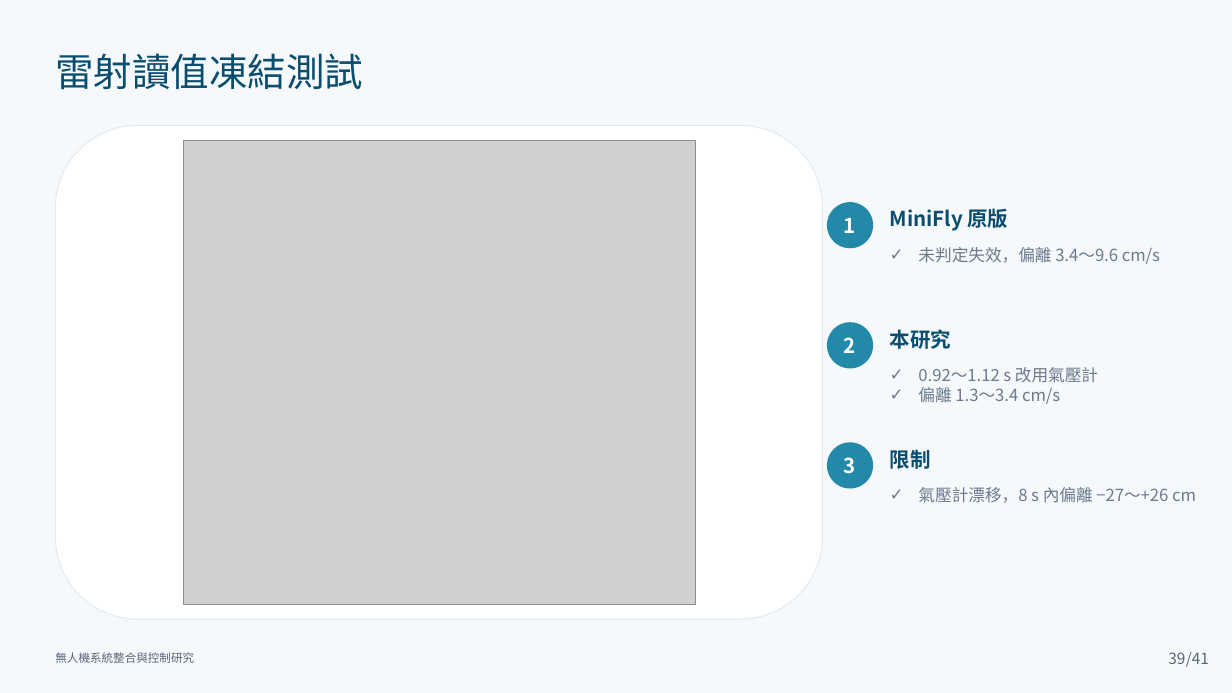
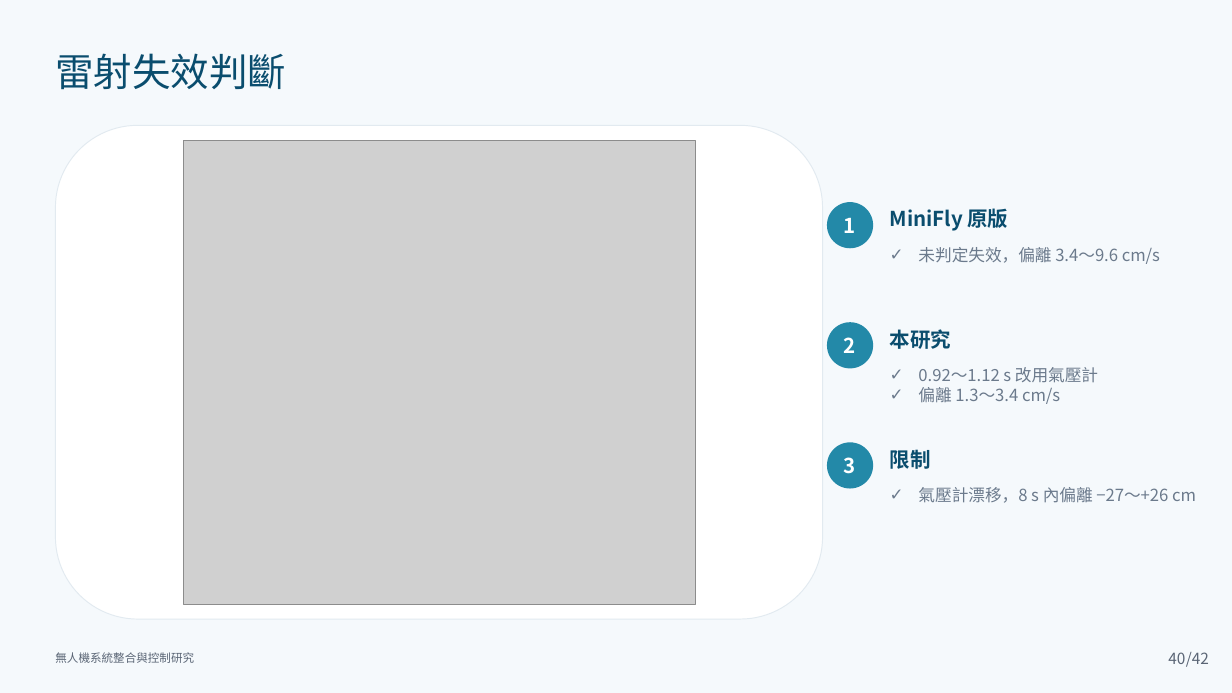
Before and after one commit to lingken1028/-, a slide deck: slide 40 of 無人機系統整合與控制研究_口試簡報 2.pptx (slide 39 before the commit). Drawn at 1232x693 pixels with LibreOffice and Linux fonts; fonts in the diff are those of the drawing; grey boxes stand for pictures. Boxes give left, top, right and bottom in pixels: in the first picture for what was removed or moved away, otherwise in the second. Text is boxed around its words. In the diff, an @@ line names an element or a change of style, - is before the commit and + after.

```diff
--- a/無人機系統整合與控制研究_口試簡報 2.pptx
+++ b/無人機系統整合與控制研究_口試簡報 2.pptx
@@ text at (55,53,286,90): text changed @@
-雷射讀值凍結測試
+雷射失效判斷
@@ page number at (1168,652,1185,664): text changed @@
-39
+40
@@ text at (1186,652,1209,667): text changed @@
-/41
+/42
```
Also in this commit, not shown: 84 other slides changed, 1 slide added.
